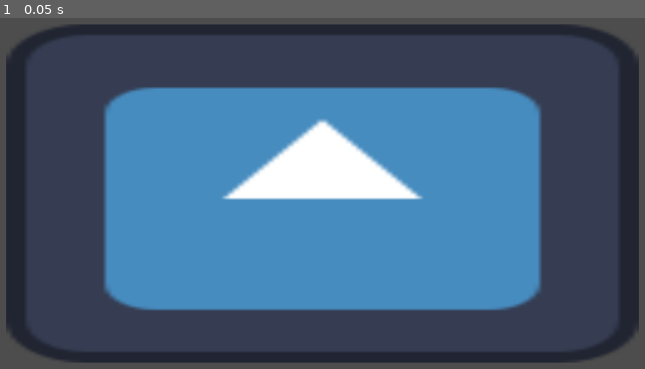
Above: before the commit, frame 1.
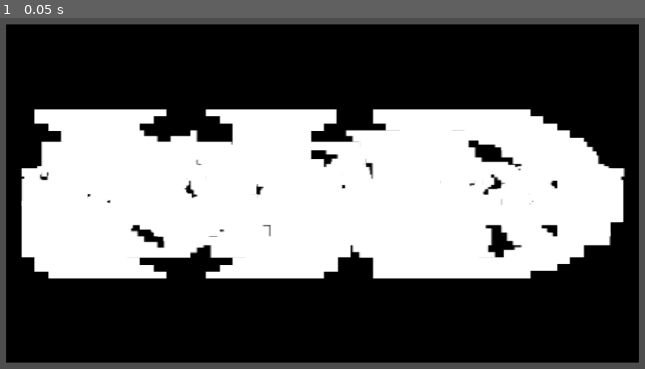
Above: after the commit, the same moment.

Repository: Gus-Kruz/projeto-bixarada
Game: Godot game, scene res://menu/menu_principal.tscn
Same seed, same stepped clock (60 frames per second), same inputs: the game is played once before the commit and once after it. The project has no main scene, so this scene is started directly. The engine's default icon, where the game draws it, is replaced by a stand-in: a white triangle on a blue panel in a dark square.
Inputs:
- Up to frame 1 (0.05 s): no input

The runs differ from the first frame. In frame 1, 92% of the frame differs, in the area x 0-100%, y 1-99%.

Commit message:
pausa cinegamux

Diff:
--- a/menu/menu_principal.tscn
+++ b/menu/menu_principal.tscn
@@ -1,6 +1,11 @@
 [gd_scene format=3 uid="uid://c3c4wdfuye3h6"]
 
-[ext_resource type="Texture2D" uid="uid://dfl2wq457iocl" path="res://icon.svg" id="1_yo6f2"]
+[ext_resource type="Texture2D" uid="uid://bxbsfh5boret7" path="res://imagens/Logo placeholder.png" id="1_kaf03"]
+[ext_resource type="Texture2D" uid="uid://bvus02rewp3d0" path="res://imagens/jogar placeholde.png" id="2_5peh6"]
+[ext_resource type="Texture2D" uid="uid://bpq4u2iy5h40d" path="res://imagens/Configurar placeholder.png" id="3_35p1k"]
+[ext_resource type="Texture2D" uid="uid://yceftpskd2sv" path="res://imagens/Creditos placeholder.png" id="4_5u2e6"]
+[ext_resource type="Texture2D" uid="uid://bnyg5crf47few" path="res://imagens/Versão placeholder.png" id="5_t1ba6"]
+[ext_resource type="Texture2D" uid="uid://bv2dwp80ff1qs" path="res://imagens/sair placheolder.png" id="6_gy82u"]
 
 [node name="MarginContainer" type="MarginContainer" unique_id=1585832246]
 anchors_preset = 15
@@ -15,19 +20,27 @@
 
 [node name="Logo" type="TextureRect" parent="." unique_id=1211146227]
 layout_mode = 2
-texture = ExtResource("1_yo6f2")
+texture = ExtResource("1_kaf03")
 
 [node name="Jogar" type="TextureRect" parent="." unique_id=583242618]
 layout_mode = 2
+texture = ExtResource("2_5peh6")
 
 [node name="Configurações" type="TextureRect" parent="." unique_id=872956947]
 layout_mode = 2
+texture = ExtResource("3_35p1k")
 
 [node name="Créditos" type="TextureRect" parent="." unique_id=868492477]
 layout_mode = 2
+texture = ExtResource("4_5u2e6")
 
 [node name="Versão" type="TextureRect" parent="." unique_id=1223995907]
 layout_mode = 2
+texture = ExtResource("5_t1ba6")
 
-[node name="Ilustração" type="TextureRect" parent="." unique_id=948827284]
+[node name="Sair" type="TextureRect" parent="." unique_id=948827284]
 layout_mode = 2
+texture = ExtResource("6_gy82u")
+
+[node name="HBoxContainer" type="HBoxContainer" parent="." unique_id=166079408]
+layout_mode = 2
